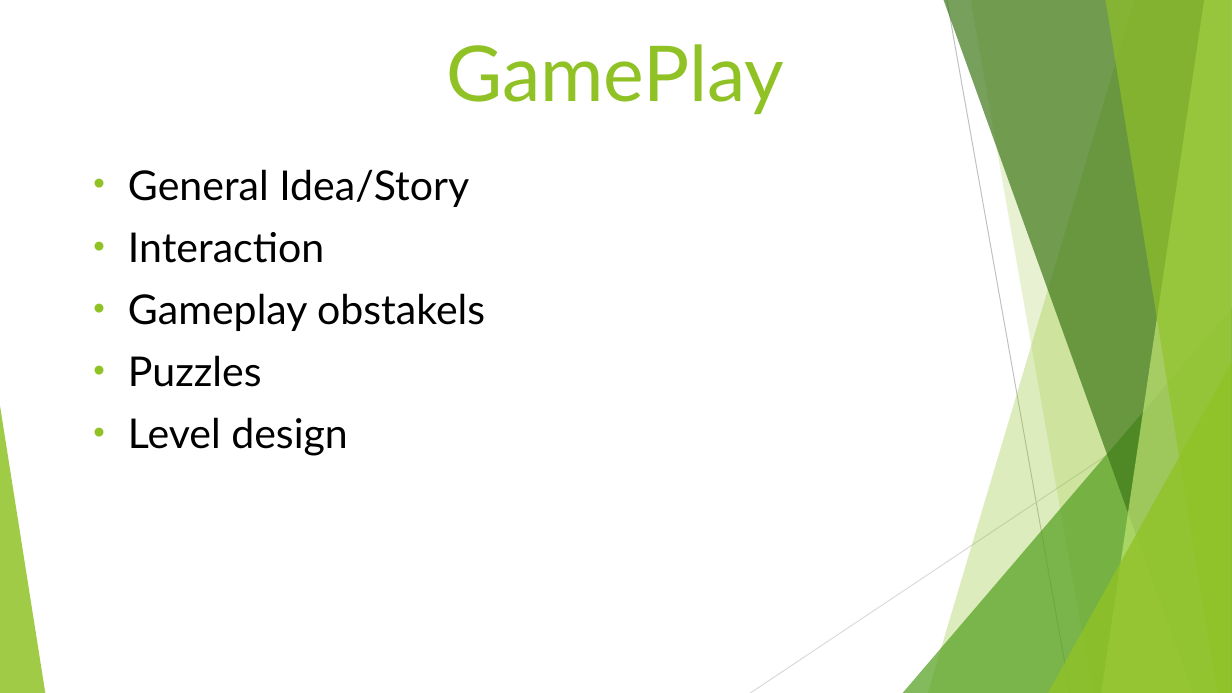
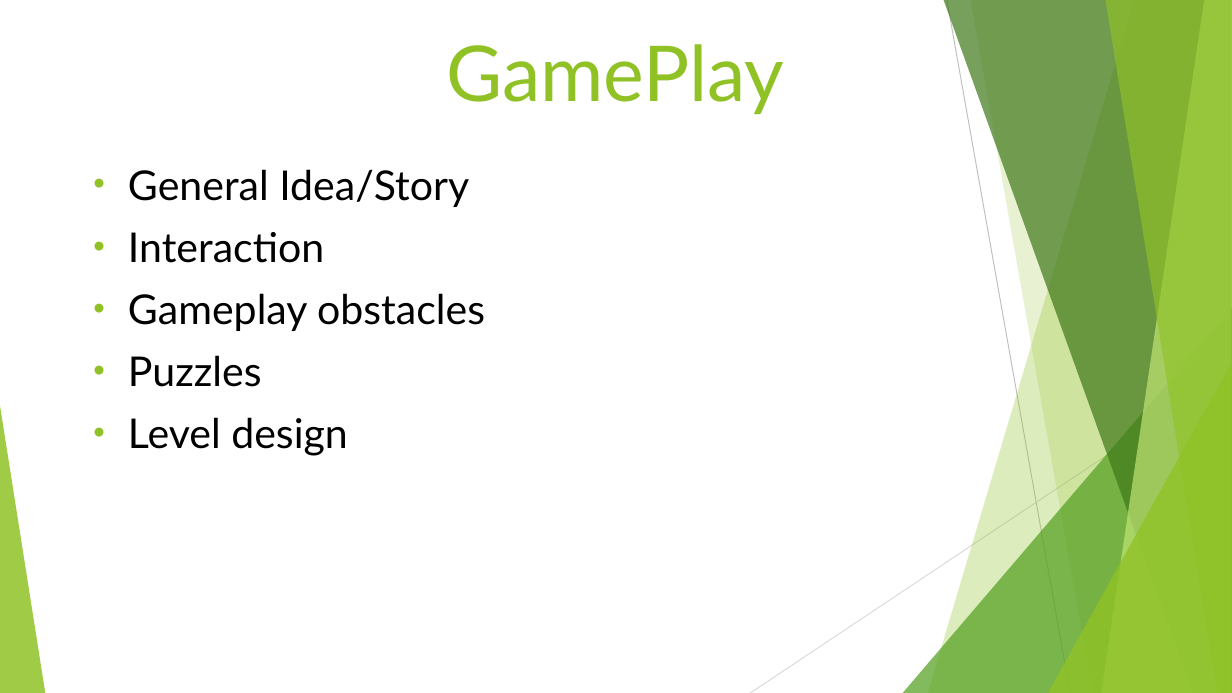
Before and after one commit to PeterBosDeltion/IndianaBonesRepo, a slide deck: slide 2 of IndianaBones.pptx. Drawn at 1232x693 pixels with LibreOffice and Linux fonts; fonts in the diff are those of the drawing. Boxes give left, top, right and bottom in pixels: in the first picture for what was removed or moved away, otherwise in the second. Text is boxed around its words. In the diff, an @@ line names an element or a change of style, - is before the commit and + after.

Commit message:
Fixed powerpoint

```diff
--- a/IndianaBones.pptx
+++ b/IndianaBones.pptx
@@ text at [128,293,485,331]: text changed @@
-• Gameplay obstakels
+• Gameplay obstacles
```
